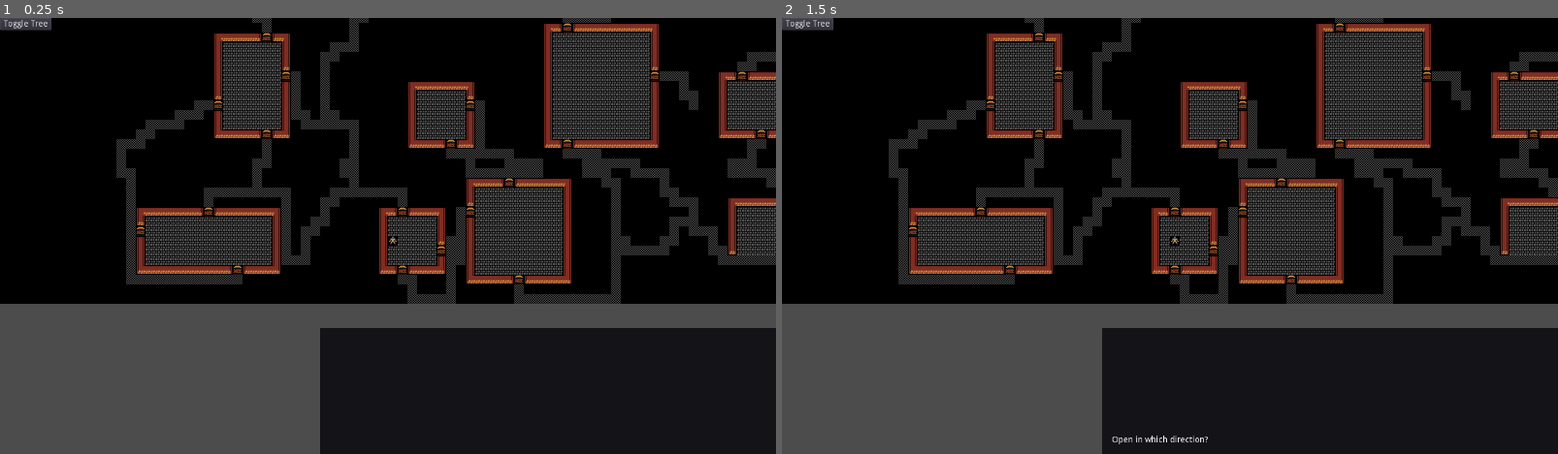
Above: before the commit, frames 1-2 (left to right).
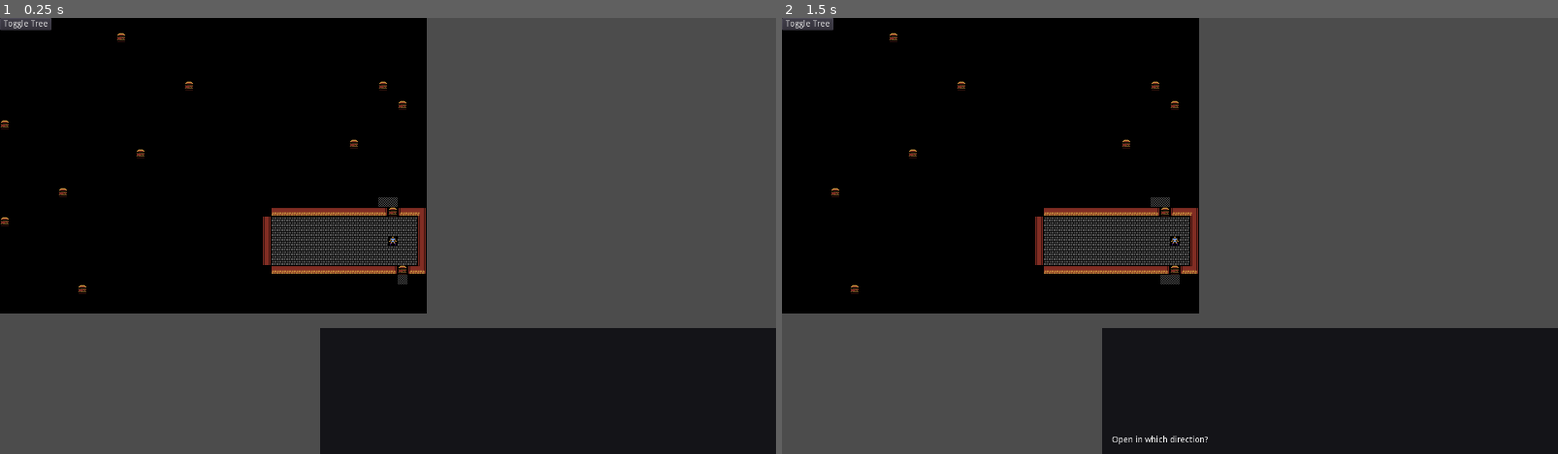
Above: after the commit, the same moments.

Repository: AveryBadstream/LoveableDungeon
Game: Godot game, scene res://Game.tscn
Two runs of this game, one before a commit and one after it. Both use one fixed random seed, a clock stepped at 60 frames per second and the inputs below.
Inputs:
- Up to frame 1 (0.25 s): no input
- Up to frame 2 (1.5 s): tap Enter at 0.5 s; hold Right (move_right) 0.53-1.28 s; tap C (close) at 0.6 s; tap O (open) at 0.8, 1.35 s; tap Space at 1.25 s; hold Down (move_down) from 1.28 s (still down)

The runs differ from the first frame. In frame 1, 34% of the frame differs, in the area x 0-100%, y 0-68%; in frame 2, 34%.

Commit message:
Added RPAS FOV

Diff:
--- a/Game.gd
+++ b/Game.gd
@@ -30,6 +30,7 @@
 	MSG.LogBox = $CanvasLayer/VBoxContainer/ScrollContainer/LogBox
 	WRLD.GameWorld = $GameWorld
 	WRLD.TMap = $GameWorld/LoveableBasic
+	GameWorld.update_fov(Player.game_position)
 	Player.active()
 
 
@@ -39,6 +40,8 @@
 
 func _on_action_complete(actor, target, action_type):
 	emit_signal("log_action", actor, target, action_type)
+	if actor.is_player and action_type == ACT.Type.Move:
+		GameWorld.update_fov(actor.game_position)
 	actor.active()
 
 
@@ -48,7 +51,3 @@
 
 func _on_action_impossible(actor, target, action_type):
 	actor.active() # Replace with function body.
-
-
-func _on_GameWorld_world_ready():
-	pass # Replace with function body.
--- a/Game.tscn
+++ b/Game.tscn
@@ -1,6 +1,7 @@
-[gd_scene load_steps=14 format=2]
+[gd_scene load_steps=15 format=2]
 
 [ext_resource path="res://art/loveable_rogue_godotmap.png" type="Texture" id=1]
+[ext_resource path="res://art/black_tile.tres" type="TileSet" id=2]
 [ext_resource path="res://Game.gd" type="Script" id=3]
 [ext_resource path="res://art/loveable_rogue.png" type="Texture" id=4]
 [ext_resource path="res://RectHighlight.gd" type="Script" id=5]
@@ -201,6 +202,7 @@
 
 [node name="PushableThing" parent="GameWorld/LevelObjects" instance=ExtResource( 12 )]
 position = Vector2( 144, 112 )
+z_as_relative = false
 centered = false
 
 [node name="LevelActors" type="Node" parent="GameWorld"]
@@ -226,6 +228,19 @@
 drag_margin_bottom = 0.0
 editor_draw_limits = true
 
+[node name="FogOfWar" type="TileMap" parent="GameWorld"]
+modulate = Color( 1, 1, 1, 0.678431 )
+tile_set = ExtResource( 2 )
+cell_size = Vector2( 16, 16 )
+format = 1
+tile_data = PoolIntArray( 393220, 0, 0, 393221, 0, 0, 393222, 0, 0, 393223, 0, 0, 393224, 0, 0, 393225, 0, 0, 393226, 0, 0, 393227, 0, 0, 393228, 0, 0, 393229, 0, 0, 458760, 0, 0, 458761, 0, 0, 458762, 0, 0, 458763, 0, 0, 458764, 0, 0, 458765, 0, 0, 458766, 0, 0, 524297, 0, 0, 524298, 0, 0, 524299, 0, 0, 524300, 0, 0, 524301, 0, 0, 524302, 0, 0, 589838, 0, 0 )
+
+[node name="Unexplored" type="TileMap" parent="GameWorld"]
+tile_set = ExtResource( 2 )
+cell_size = Vector2( 16, 16 )
+format = 1
+tile_data = PoolIntArray( 393225, 0, 0, 393226, 0, 0, 458760, 0, 0, 458761, 0, 0, 458762, 0, 0, 458763, 0, 0, 524296, 0, 0, 524297, 0, 0, 524298, 0, 0, 589832, 0, 0, 589833, 0, 0, 589836, 0, 0, 655369, 0, 0, 655370, 0, 0, 655371, 0, 0, 655372, 0, 0, 720905, 0, 0, 720906, 0, 0 )
+
 [node name="ColorRect" type="ColorRect" parent="GameWorld"]
 margin_left = -1120.0
 margin_top = -544.0
--- a/GameWorld.gd
+++ b/GameWorld.gd
@@ -11,9 +11,13 @@
 onready var LevelObjects = $LevelObjects
 onready var LevelActors = $LevelActors
 onready var Player = $LevelActors/Player
-var LevelGenerator = preload("res://map/Generators/basic_levelgen.tres")
+onready var FogOfWar = $FogOfWar
+onready var Unexplored = $Unexplored
+var LevelGenerator = load("res://map/Generators/basic_levelgen.tres")
 
+const FOV = preload("res://constants/FOVRPAS.gd")
 const Door = preload("res://objects/Door.tscn")
+var fov_block_map
 # Declare member variables here. Examples:
 # var a = 2
 # var b = "text"
@@ -32,9 +36,8 @@
 	LevelGenerator.connect("build_finished", TMap, "_on_build_finished")
 	LevelGenerator.connect("place_door", self, "_on_place_door")
 	LevelGenerator.connect("player_start_position", self, "_on_player_start_position")
-	LevelGenerator.connect("export_generator_config", TMap, "_on_export_generator_config")
+	LevelGenerator.connect("export_generator_config", WRLD, "_on_export_generator_config")
 	TMap.connect("tiles_ready", self, "_on_tiles_ready")
-
 
 # Called every frame. 'delta' is the elapsed time since the previous frame.
 #func _process(delta):
@@ -93,5 +96,19 @@
 func _on_player_start_position(start_pos):
 	Player.game_position = start_pos # Replace with function body.
 
-func _on_tiles_ready():
+func _on_tiles_ready(fov_block_tiles):
+	fov_block_map = fov_block_tiles
+	for x in range(WRLD.world_dimensions.x):
+		for y in range(WRLD.world_dimensions.y):
+			FogOfWar.set_cell(x, y, 0)
+			Unexplored.set_cell(x, y, 0)
 	emit_signal("world_ready")
+
+func update_fov(from_position):
+	for x in range(WRLD.world_dimensions.x):
+		for y in range(WRLD.world_dimensions.y):
+			FogOfWar.set_cell(x, y, 0)
+	var cells = FOV.calc_visible_cells_from(from_position.x, from_position.y, WRLD.SIGHT_RANGE, fov_block_map)
+	for cell in cells:
+		FogOfWar.set_cellv(cell, -1)
+		Unexplored.set_cellv(cell, -1)
--- a/Player.gd
+++ b/Player.gd
@@ -2,9 +2,6 @@
 
 
 signal message_0(msg)
-signal try_move(actor, direction)
-signal try_open(actor, direction)
-signal try_close(actor, direction)
 signal try_action_at(actor, action, action_position)
 
 enum ActionState {Act, Wait}
--- /dev/null
+++ b/art/black_tile.tres
@@ -0,0 +1,19 @@
+[gd_resource type="TileSet" load_steps=2 format=2]
+
+[ext_resource path="res://art/blackout.png" type="Texture" id=1]
+
+[resource]
+0/name = "blackout.png 0"
+0/texture = ExtResource( 1 )
+0/tex_offset = Vector2( 0, 0 )
+0/modulate = Color( 1, 1, 1, 1 )
+0/region = Rect2( 0, 0, 16, 16 )
+0/tile_mode = 0
+0/occluder_offset = Vector2( 0, 0 )
+0/navigation_offset = Vector2( 0, 0 )
+0/shape_offset = Vector2( 0, 0 )
+0/shape_transform = Transform2D( 1, 0, 0, 1, 0, 0 )
+0/shape_one_way = false
+0/shape_one_way_margin = 0.0
+0/shapes = [  ]
+0/z_index = 0
--- /dev/null
+++ b/constants/FOVRPAS.gd
@@ -0,0 +1,179 @@
+extends Node
+#godot implementation of rpas from https://github.com/MoyTW/roguebasin_rpas/ including most comments because I never comment D:
+
+# Changing the radius-fudge changes how smooth the edges of the vision bubble are.
+#
+# RADIUS_FUDGE should always be a value between 0 and 1.
+const RADIUS_FUDGE = 1.0 / 5.0
+
+# If this is False, some cells will unexpectedly be visible.
+#
+# For example, let's say you you have obstructions blocking (0.0 - 0.25) and (.33 - 1.0).
+# A far off cell with (near=0.25, center=0.3125, far=0.375) will have both its near and center unblocked.
+#
+# On certain restrictiveness settings this will mean that it will be visible, but the blocks in front of it will
+# not, which is unexpected and probably not desired.
+#
+# Setting it to True, however, makes the algorithm more restrictive.
+const NOT_VISIBLE_BLOCKS_VISION = true
+
+# Determines how restrictive the algorithm is.
+#
+# 0 - if you have a line to the near, center, or far, it will return as visible
+# 1 - if you have a line to the center and at least one other corner it will return as visible
+# 2 - if you have a line to all the near, center, and far, it will return as visible
+#
+# If any other value is given, it will treat it as a 2.
+const RESTRICTIVENESS = 0
+
+# If VISIBLE_ON_EQUAL is False, an obstruction will obstruct its endpoints. If True, it will not.
+#
+# For example, if there is an obstruction (0.0 - 0.25) and a square at (0.25 - 0.5), the square's near angle will
+# be unobstructed in True, and obstructed on False.
+#
+# Setting this to False will make the algorithm more restrictive.
+const VISIBLE_ON_EQUAL = false
+
+class CellAngles extends Reference:
+	var near
+	var far
+	var center
+
+	func _init(near, center, far):
+		self.near = near
+		self.center = center
+		self.far = far
+
+# Parameter tiles should be multidimensional array of each tile's visibility
+#
+# Returns an array with all Vect2 visible from the centerpoint.
+static func calc_visible_cells_from(x_center, y_center, radius, tiles):
+	var cells = _visible_cells_in_quadrant_from(x_center, y_center, 1, 1, radius, tiles)
+	cells.append_array(_visible_cells_in_quadrant_from(x_center, y_center, 1, -1, radius, tiles))
+	cells.append_array(_visible_cells_in_quadrant_from(x_center, y_center, -1, -1, radius, tiles))
+	cells.append_array(_visible_cells_in_quadrant_from(x_center, y_center, -1, 1, radius, tiles))
+	cells.append(Vector2(x_center, y_center))
+	return cells
+
+# Parameters quad_x, quad_y should only be 1 or -1. The combination of the two determines the quadrant.
+# Returns an array of Vect2.
+static func _visible_cells_in_quadrant_from(x_center, y_center, quad_x, quad_y, radius, tiles):
+	var cells = _visible_cells_in_octant_from(x_center, y_center, quad_x, quad_y, radius, tiles, true)
+	cells.append_array(_visible_cells_in_octant_from(x_center, y_center, quad_x, quad_y, radius, tiles, false))
+	return cells
+
+# Returns an array of Vect2
+# Utilizes the NOT_VISIBLE_BLOCKS_VISION constant.
+static func  _visible_cells_in_octant_from(x_center, y_center, quad_x, quad_y, radius, tiles, is_vertical) -> Array:
+	var iteration = 1
+	var visible_cells = []
+	var obstructions = []
+	var max_x = tiles.size()
+	var max_y = tiles[0].size()
+
+	# End conditions:
+	#   iteration > radius
+	#   Full obstruction coverage (indicated by one object in the obstruction list covering the full angle from 0
+	#      to 1)
+	while iteration <= radius and not (obstructions.size() == 1 and
+										obstructions[0].near == 0.0 and obstructions[0].far == 1.0):
+		var num_cells_in_row = iteration + 1
+		var angle_allocation = 1.0 / float(num_cells_in_row)
+
+		# Start at the center (vertical or horizontal line) and step outwards
+		for step in range(iteration + 1):
+			var cell = _cell_at(x_center, y_center, quad_x, quad_y, step, iteration, is_vertical)
+
+			if _cell_in_radius(x_center, y_center, cell, radius):
+				var cell_angles = CellAngles.new((float(step) * angle_allocation),
+											(float(step + .5) * angle_allocation),
+											(float(step + 1) * angle_allocation))
+
+				if _cell_is_visible(cell_angles, obstructions):
+					visible_cells.append(cell)
+					if cell.x < 0 or cell.y < 0 or cell.x >= max_x or cell.y >= max_y or tiles[cell.x][cell.y]:
+						obstructions = _add_obstruction(obstructions, cell_angles)
+				elif NOT_VISIBLE_BLOCKS_VISION:
+					obstructions = _add_obstruction(obstructions, cell_angles)
+
+		iteration += 1
+
+	return visible_cells
+
+# Returns a Vector2.
+static func _cell_at(x_center, y_center, quad_x, quad_y, step, iteration, is_vertical) -> Vector2:
+	var cell
+	if is_vertical:
+		cell = Vector2(x_center + step * quad_x, y_center + iteration * quad_y)
+	else:
+		cell = Vector2(x_center + iteration * quad_x, y_center + step * quad_y)
+	return cell
+
+static func _cell_in_radius(x_center, y_center, cell, radius) -> bool:
+	var cell_distance = sqrt((x_center - cell.x) * (x_center - cell.x) +
+								(y_center - cell.y) * (y_center - cell.y))
+	return cell_distance <= float(radius) + RADIUS_FUDGE
+
+# Utilizes the VISIBLE_ON_EQUAL and RESTRICTIVENESS variables.
+static func _cell_is_visible(cell_angles, obstructions) -> bool:
+	var near_visible = true
+	var center_visible = true
+	var far_visible = true
+
+	for obstruction in obstructions:
+		if VISIBLE_ON_EQUAL:
+			if obstruction.near < cell_angles.near and cell_angles.near < obstruction.far:
+				near_visible = false
+			if obstruction.near < cell_angles.center and cell_angles.center < obstruction.far:
+				center_visible = false
+			if obstruction.near < cell_angles.far and cell_angles.far < obstruction.far:
+				far_visible = false
+		else:
+			if obstruction.near <= cell_angles.near and cell_angles.near <= obstruction.far:
+				near_visible = false
+			if obstruction.near < cell_angles.center and cell_angles.center < obstruction.far:
+				center_visible = false
+			if obstruction.near <= cell_angles.far and cell_angles.far <= obstruction.far:
+				far_visible = false
+
+	if RESTRICTIVENESS == 0:
+		return center_visible or near_visible or far_visible
+	elif RESTRICTIVENESS == 1:
+		return (center_visible and near_visible) or (center_visible and far_visible)
+	else:
+		return center_visible and near_visible and far_visible
+
+# Generates a new array by combining all old obstructions with the new one (removing them if they are combined) and
+# adding the resulting obstruction to the list.
+#
+# Returns the generated list.
+static func _add_obstruction(obstructions, new_obstruction):
+	var new_list = []#[o for o in obstructions if not self._combine_obstructions(o, new_object)]
+	for o in obstructions:
+		if not _combine_obstructions(o, new_obstruction):
+			new_list.append(o)
+	new_list.append(new_obstruction)
+	return new_list
+
+# Returns True if you combine, False otherwise
+static func _combine_obstructions(old, new) -> bool:
+	# Pseudo-sort; if their near values are equal, they overlap
+	var low
+	var high
+	if old.near < new.near:
+		low = old
+		high = new
+	elif new.near < old.near:
+		low = new
+		high = old
+	else:
+		new.far = max(old.far, new.far)
+		return true
+
+	# If they overlap, combine and return True
+	if low.far >= high.near:
+		new.near = min(low.near, high.near)
+		new.far = max(low.far, high.far)
+		return true
+
+	return false
--- a/constants/Tile.gd
+++ b/constants/Tile.gd
@@ -10,6 +10,7 @@
 const TILE_WALKABLE = [1,0,1,0]
 const TILE_FLYABLE = [1,0,1,0]
 const TILE_PHASEABLE = [1,1,1,0]
+const TILE_BLOCK_FOV = [0,1,0,1]
 # Called when the node enters the scene tree for the first time.
 func _ready():
 	pass # Replace with function body.
--- a/constants/World.gd
+++ b/constants/World.gd
@@ -2,12 +2,13 @@
 
 var GameWorld = null
 var TMap = null
+var world_dimensions = Vector2(0,0)
 
 enum GeneratorSignal {MapDimension}
 # Declare member variables here. Examples:
 # var a = 2
 # var b = "text"
-
+const SIGHT_RANGE = 200
 
 # Called when the node enters the scene tree for the first time.
 func _ready():
@@ -16,6 +17,9 @@
 func is_tile_walkable(tile_position):
 	return TMap.is_tile_walkable(tile_position)
 
+func _on_export_generator_config(config_type, config_value):
+	if config_type == GeneratorSignal.MapDimension:
+		world_dimensions = config_value
 # Called every frame. 'delta' is the elapsed time since the previous frame.
 #func _process(delta):
 #	pass
--- a/map/BSPBuilderOne.gd
+++ b/map/BSPBuilderOne.gd
@@ -43,6 +43,7 @@
 export(int, 0, 1000) var max_rectification_passes
 export(bool) var merge_rooms
 export(bool) var prefer_connecting_loop
+export(bool) var always_loop_corridors
 
 func initialize():
 	for x in range(map_size.x):
@@ -147,7 +148,7 @@
 		mst_nodes.erase(min_p)
 
 	for zone in leafs:
-		if !zone.features.size() and path_zones.get_point_connections(zone.path_id).size() == 1 and build_rng.randf() < termina_loop_chance:
+		if !zone.features.size() and path_zones.get_point_connections(zone.path_id).size() == 1 and build_rng.randf() <= termina_loop_chance:
 			var candidates = []
 			var prefer_candidates = []
 			for neighbor in zone.neighbors:
--- a/map/Generators/basic_levelgen.tres
+++ b/map/Generators/basic_levelgen.tres
@@ -16,9 +16,10 @@
 minimum_height_percent = 0.2
 maximum_height_percent = 1.0
 split_stop_chance = 0.54
-termina_loop_chance = 0.8
+termina_loop_chance = 0.2
 max_failures = 6
 minimum_fail_depth = 3
 max_rectification_passes = 20
 merge_rooms = true
 prefer_connecting_loop = true
+always_loop_corridors = false
--- a/map/LoveableBasic.gd
+++ b/map/LoveableBasic.gd
@@ -1,15 +1,17 @@
 extends TileMap
 
-signal tiles_ready()
+signal tiles_ready(fov_block_tiles)
 
 
 # Declare member variables here. Examples:
 # var a = 2
 # var b = "text"
 
+#Mapping between TIL.Type and actual tile indexes
 export(Array, TIL.Type) var tile_type_map
 
 var dimensions
+var visibility_blocking_tiles
 
 # Called when the node enters the scene tree for the first time.
 func _ready():
@@ -20,12 +22,15 @@
 		dimensions = value
 
 func _on_build_finished(tiles):
+	var fov_block_tiles = []
 	for x in range(tiles.size()):
+		fov_block_tiles.append([])
 		for y in range(tiles[x].size()):
 			var tile_type = tiles[x][y]
 			set_tile(x, y, tile_type)
+			fov_block_tiles[x].append(TIL.TILE_BLOCK_FOV[tile_type])
 	update_bitmask_region(Vector2(0,0), Vector2(tiles.size(), tiles[0].size()))
-	emit_signal("tiles_ready")
+	emit_signal("tiles_ready", fov_block_tiles)
 
 func set_tilev(pos: Vector2, tile_type: int):
 	var tile_i = tile_type_map.find(tile_type)
--- a/map/MapZone.gd
+++ b/map/MapZone.gd
@@ -104,19 +104,19 @@
 		corridor_points(t_map, connecting_points[0], connecting_points[1])
 		return
 	elif connecting_points.size() == 1:
-		corridor_points(t_map, connecting_points[0], Vector2(int(self.center.x), int(self.center.y)))
+		corridor_points(t_map, connecting_points[0], Vector2(clamp(ceil(self.center.x), self.rect.position.x, self.rect.end.x-1), clamp(ceil(self.center.y), self.rect.position.y, self.rect.end.y-1)))
 		return
 	for i in range(connecting_points.size()):
-		corridor_points(t_map, connecting_points[i], Vector2(int(self.center.x), int(self.center.y)))
+		corridor_points(t_map, connecting_points[i], Vector2(clamp(ceil(self.center.x), self.rect.position.x, self.rect.end.x-1), clamp(ceil(self.center.y), self.rect.position.y, self.rect.end.y-1)))
 
 func corridor_points(t_map, from_p, to_p):
 	var walk_point = from_p
 	t_map.set_cell(from_p.x, from_p.y, TIL.Type.Ground)
 	walk_point = from_p
 	while walk_point != to_p:
-		if walk_point.x == to_p.x:
+		if walk_point.x == to_p.x: # or walk_point.x == rect.position.x or walk_point.x == rect.end.x:
 			walk_point.y += int(clamp(to_p.y - walk_point.y, -1, 1))
-		elif walk_point.y == to_p.y:
+		elif walk_point.y == to_p.y: # or walk_point.y == rect.position.y or walk_point.y == rect.end.y:
 			walk_point.x += int(clamp(to_p.x - walk_point.x, -1, 1))
 		elif build_rng.randi() % 2:
 			walk_point.y += int(clamp(to_p.y - walk_point.y, -1, 1))
@@ -127,36 +127,52 @@
 func connect_to_neighbor(neighbor):
 	if !neighbors.has(neighbor):
 		return false
-	var connection
-	var am_room = features.size() * 2
-	var n_room = neighbor.features.size() * 2
+	var connection = Vector2(0,0)
+	var am_room = features.size()
+	var n_room = neighbor.features.size()
 	if neighbor.rect.end.x == rect.position.x: #Neighbor is to the left
-		connection = Vector2(rect.position.x, build_rng.randi_range(max(rect.position.y + am_room, neighbor.rect.position.y + n_room), min(rect.end.y - 1 - am_room , neighbor.rect.end.y - 1 - n_room)))
+		connection.x = rect.position.x
+		connection.y = build_rng.randi_range(max(rect.position.y + am_room, neighbor.rect.position.y + n_room), min(rect.end.y -1 - am_room, neighbor.rect.end.y - 1 - n_room))
+		#connection = Vector2(rect.position.x, build_rng.randi_range(max(rect.position.y + am_room, neighbor.rect.position.y + n_room), min(rect.end.y - 1 - am_room , neighbor.rect.end.y - 1 - n_room)))
 		neighbor.connecting_points.append(connection + Vector2.LEFT)
 	elif neighbor.rect.end.y == rect.position.y: #Neighbor is to the up
-		connection = Vector2(build_rng.randi_range(max(rect.position.x + am_room, neighbor.rect.position.x + n_room), min(rect.end.x - 1 - am_room, neighbor.rect.end.x - 1 - n_room)), rect.position.y)
+		var min_x = max(rect.position.x + am_room, neighbor.rect.position.x + n_room)
+		var max_x = min(rect.end.x - 1 - am_room, neighbor.rect.end.x - 1 - n_room)
+		connection.x = build_rng.randi_range(max(rect.position.x + am_room, neighbor.rect.position.x + n_room), min(rect.end.x - 1 - am_room, neighbor.rect.end.x - 1 - n_room))
+		connection.y = rect.position.y
+		#connection = Vector2(build_rng.randi_range(max(rect.position.x + am_room, neighbor.rect.position.x + n_room), min(rect.end.x - 1 - am_room, neighbor.rect.end.x - 1 - n_room)), rect.position.y + 1)
 		neighbor.connecting_points.append(connection + Vector2.UP)
 	elif neighbor.rect.position.x == rect.end.x: #Neighbor is to the right
-		connection = Vector2(rect.end.x - 1, build_rng.randi_range(max(rect.position.y + am_room, neighbor.rect.position.y + n_room), min(rect.end.y - 1 - am_room, neighbor.rect.end.y - 1 - n_room)))
+		connection.x = rect.end.x - 1
+		connection.y = build_rng.randi_range(max(rect.position.y + am_room, neighbor.rect.position.y + n_room), min(rect.end.y - 1 - am_room, neighbor.rect.end.y - 1 - n_room))
+		#connection = Vector2(rect.end.x - 1, build_rng.randi_range(max(rect.position.y + am_room, neighbor.rect.position.y + n_room), min(rect.end.y - 1 - am_room, neighbor.rect.end.y - 1 - n_room)))
 		neighbor.connecting_points.append(connection + Vector2.RIGHT)
 	elif neighbor.rect.position.y == rect.end.y: #Neighbor is to the down
-		connection = Vector2(build_rng.randi_range(max(rect.position.x + am_room, neighbor.rect.position.x + n_room), min(rect.end.x - 1 - am_room, neighbor.rect.end.x - 1 - n_room )), rect.end.y - 1)
+		connection.x = build_rng.randi_range(max(rect.position.x + am_room, neighbor.rect.position.x + n_room), min(rect.end.x - 1 - am_room, neighbor.rect.end.x - 1 - n_room))
+		connection.y = rect.end.y - 1
+		#connection = Vector2(build_rng.randi_range(max(rect.position.x + am_room, neighbor.rect.position.x + n_room), min(rect.end.x - 1 - am_room, neighbor.rect.end.x - 1 - n_room )), rect.end.y - 1)
 		neighbor.connecting_points.append(connection + Vector2.DOWN)
 	else:
 		return false
+	if connection.x >= 80 or connection.y >= 45:
+		pass
 	self.connecting_points.append(connection)
 	return connection
 
 func mark_if_adjacent(zone):
-	if zone != self and self.rect.intersects(zone.rect, true):
-		if self.features.size() or zone.features.size():
-			if (rect.position.x == zone.rect.end.x or rect.end.x == zone.rect.position.x) and (zone.rect.end.y - rect.position.y == 1 or rect.end.y - zone.rect.position.y == 1 ): #Left or Right neighbor
-				return false #not able to connect reliably
-			elif (rect.position.y == zone.rect.end.y or rect.end.y == zone.rect.position.y) and (zone.rect.end.x - rect.position.x == 1 or rect.end.x - zone.rect.position.x == 1 ): #Up or Down neighbor
-				return false #not able to connect reliably
-		if !neighbors.has(zone):
-			self.neighbors.append(zone)
-			return true
+	if zone == self:
+		return false
+	var am_room = features.size()
+	var n_room = features.size()
+	if (rect.position.x == zone.rect.end.x or rect.end.x == zone.rect.position.x): #left or right room
+		if max(rect.position.y + am_room, zone.rect.position.y + n_room) - min (rect.end.y - 1 - am_room, zone.rect.end.y - 1 - n_room) > 0:
+			return false
+	elif (rect.position.y == zone.rect.end.y or rect.end.y == zone.rect.position.y):
+		if max(rect.position.x + am_room, zone.rect.position.x + n_room) - min (rect.end.x - 1 - am_room, zone.rect.end.x - 1 - n_room) > 0:
+			return false
+	if !neighbors.has(zone) and rect.intersects(zone.rect, true):
+		self.neighbors.append(zone)
+		return true
 	return false
 
 func get_left():
Binary file added: art/blackout.png
Not shown, added: art/blackout.png.import
